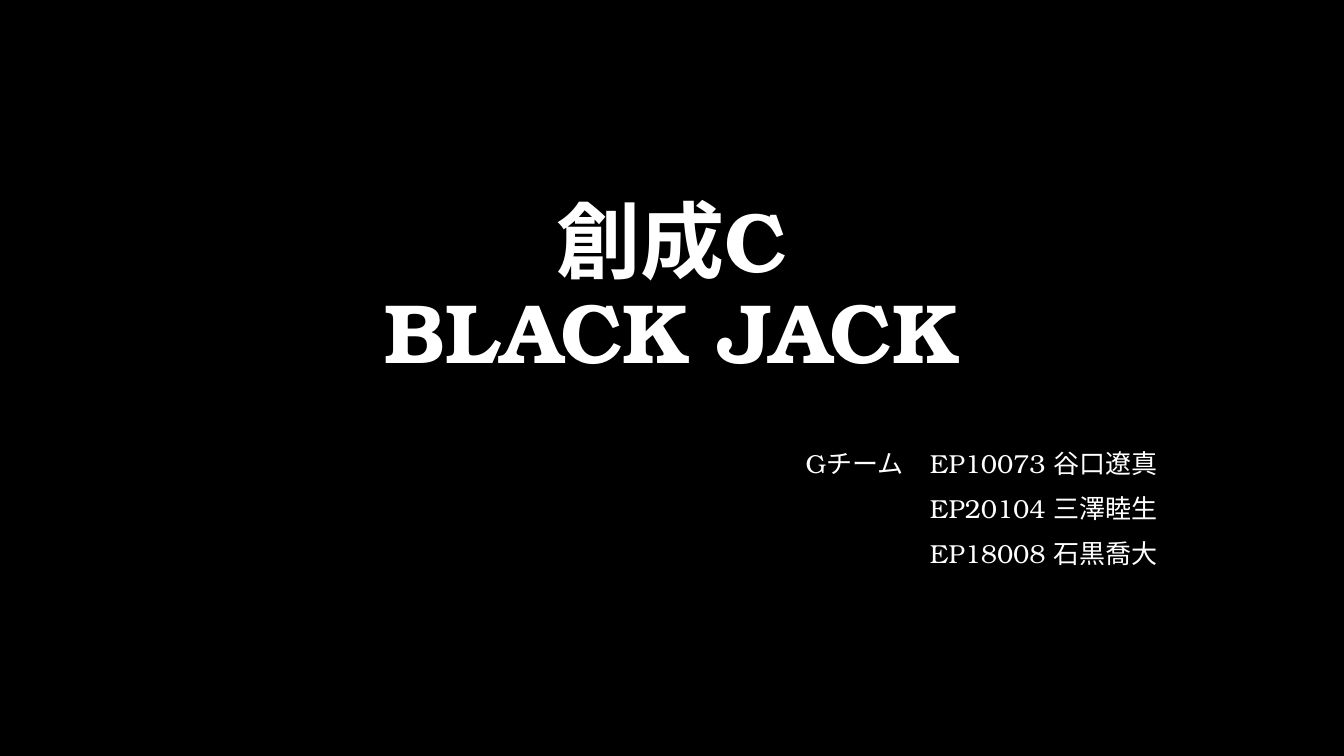
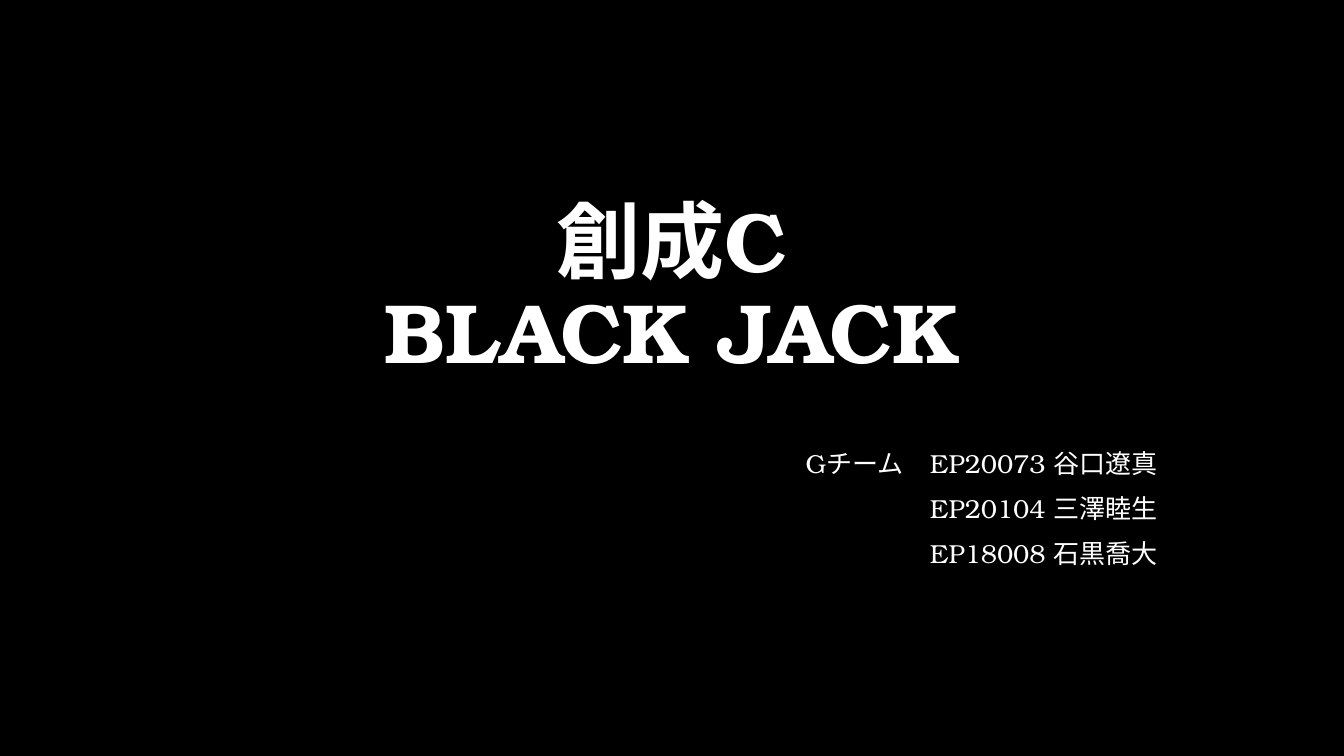
Before and after one commit to guro20guro21/SouseiC_Gteam, a slide deck: slide 1 of G_team.pptx. Drawn at 1344x756 pixels with LibreOffice and Linux fonts; fonts in the diff are those of the drawing; background and template pictures are left out. Boxes give left, top, right and bottom in pixels: in the first picture for what was removed or moved away, otherwise in the second. Text is boxed around its words. In the diff, an @@ line names an element or a change of style, - is before the commit and + after.

```diff
--- a/G_team.pptx
+++ b/G_team.pptx
@@ subtitle at [806,451,1158,475]: text changed @@
-Gチーム EP10073 谷口遼真
+Gチーム EP20073 谷口遼真
```
